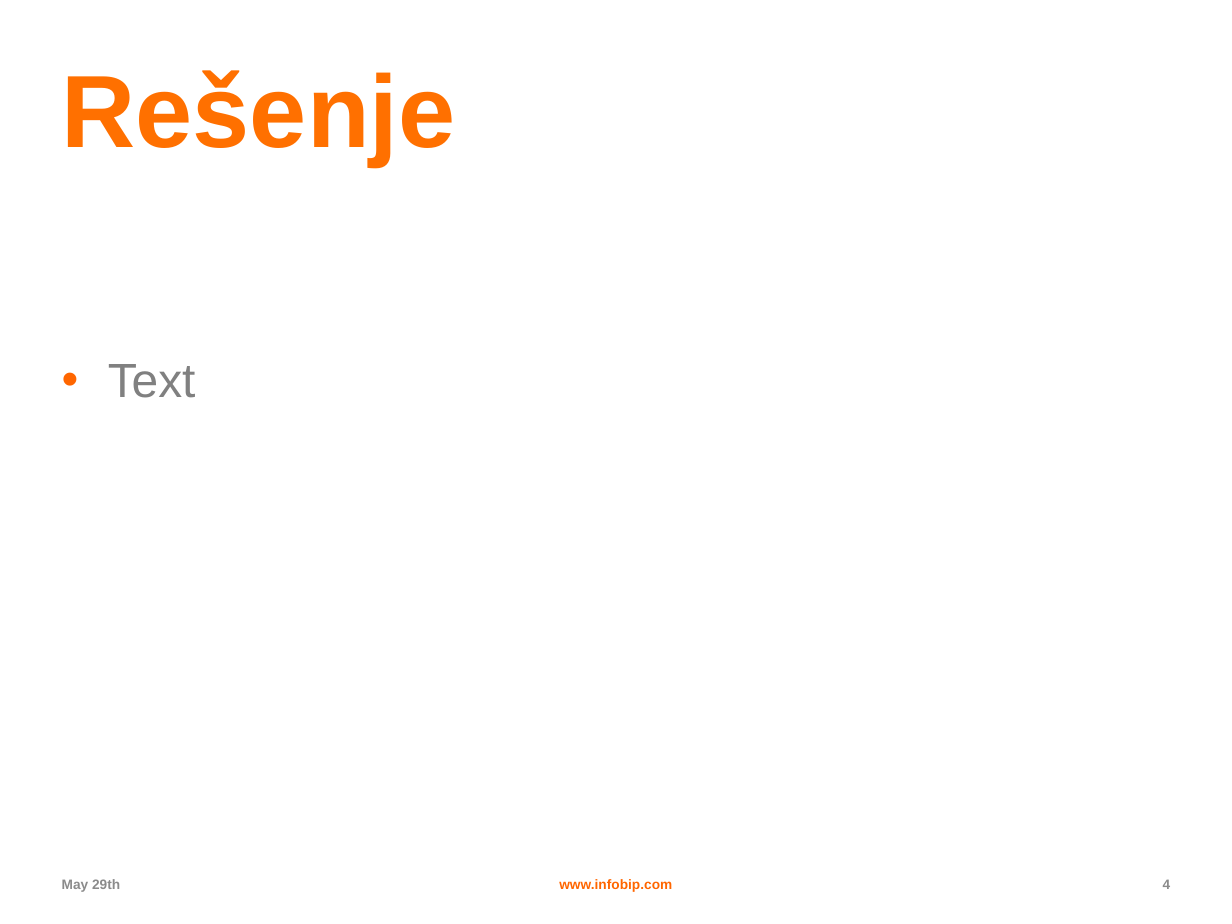
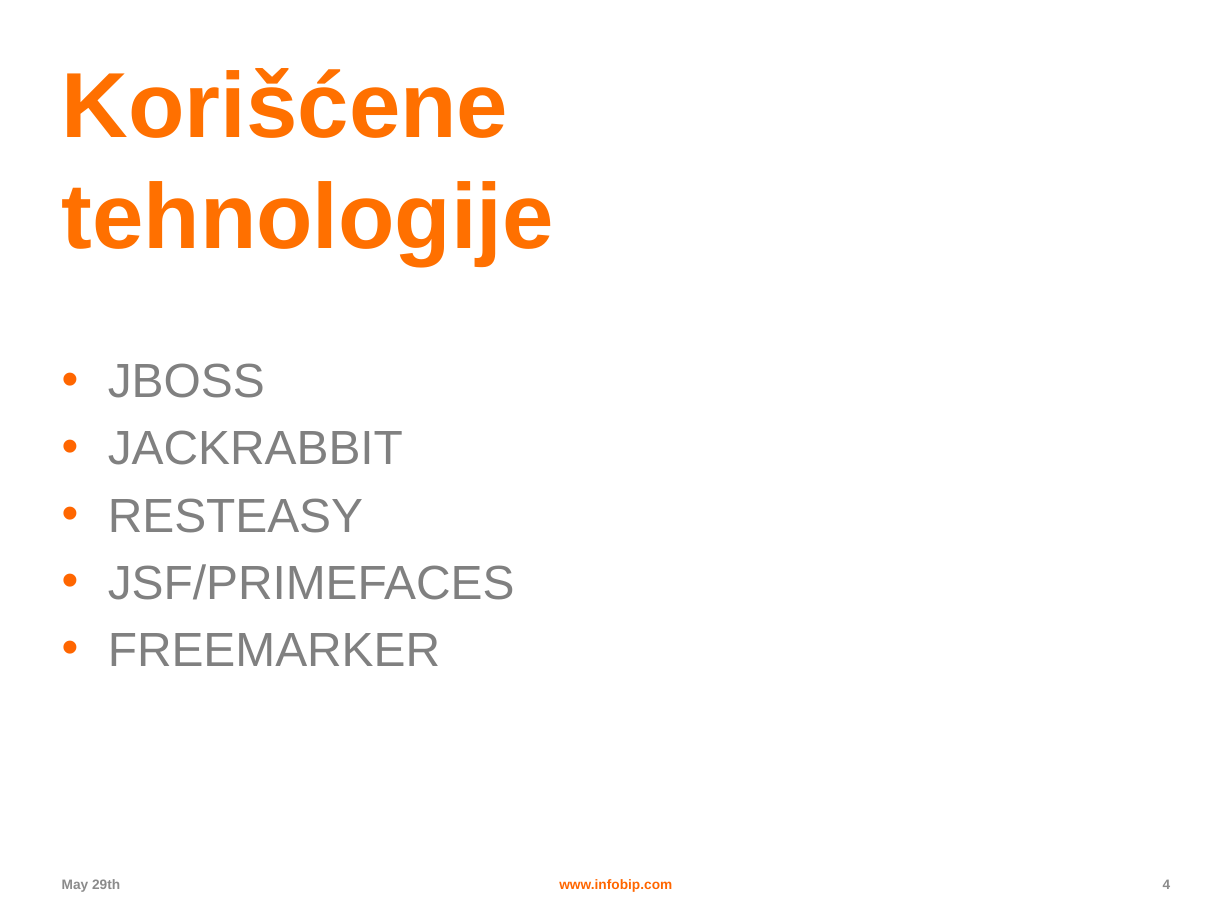
Before and after one commit to dimce011/campus201305, a slide deck: slide 4 of mpayments-help/mpayments-help-repo-rest/src/main/resources/template - Tehnologije.pptx. Drawn at 1232x924 pixels with LibreOffice and Linux fonts; fonts in the diff are those of the drawing; background and template pictures are left out. Boxes give left, top, right and bottom in pixels: in the first picture for what was removed or moved away, otherwise in the second. Text is boxed around its words. In the diff, an @@ line names an element or a change of style, - is before the commit and + after.

Commit message:
Slajd Tehnologije

```diff
--- a/mpayments-help/mpayments-help-repo-rest/src/main/resources/template - Tehnologije.pptx
+++ b/mpayments-help/mpayments-help-repo-rest/src/main/resources/template - Tehnologije.pptx
@@ title at <box>62,68,554,264</box>: text changed; size 60 to 54 pt @@
-Rešenje
+Korišćene tehnologije
@@ text at <box>108,363,515,666</box>: text changed @@
-• Text
+• JBOSS
+• JACKRABBIT
+• RESTEASY
+• JSF/PRIMEFACES
+• FREEMARKER
```
Also in this commit, not shown: 4 other slides changed, 1 slide added.
